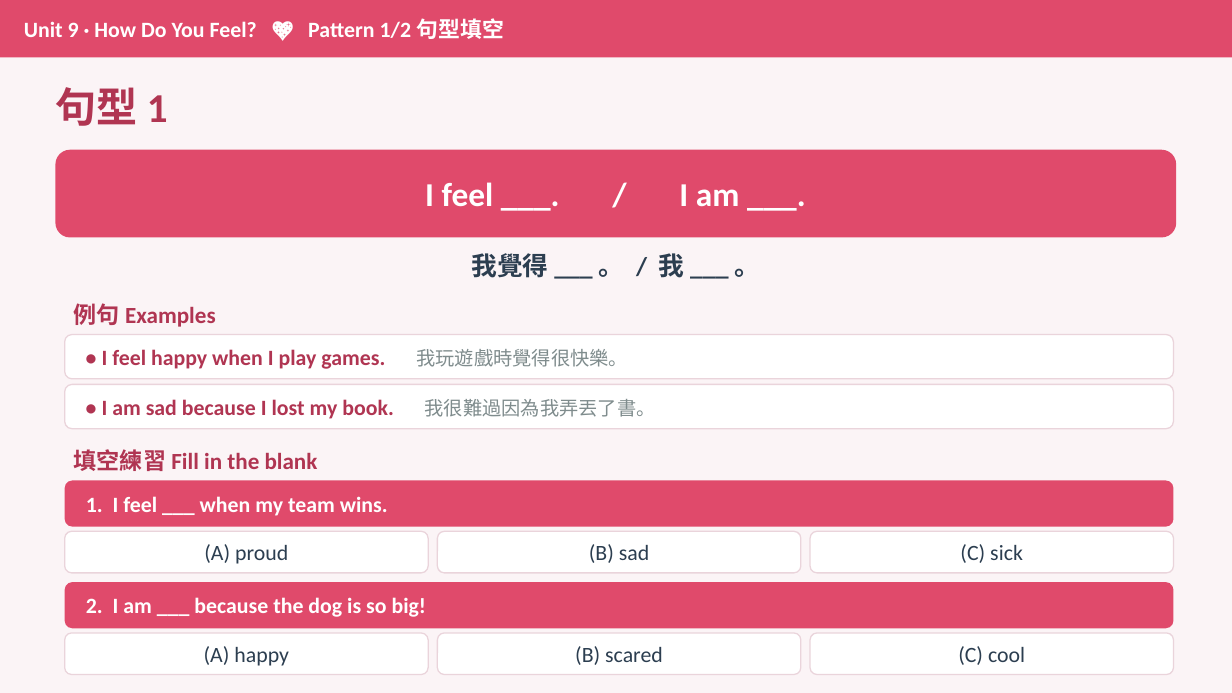
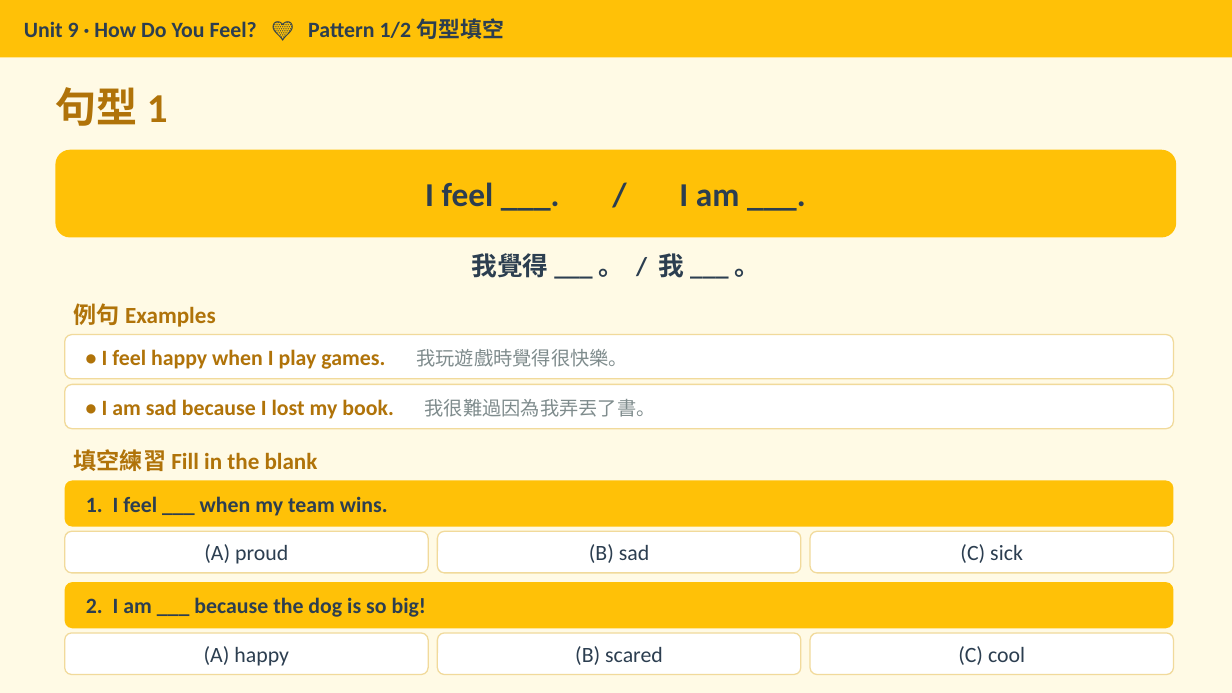
Before and after one commit to Yuchiaoniu/english, a slide deck: slide 10 of Unit9_How_Do_You_Feel.pptx. Drawn at 1232x693 pixels with LibreOffice and Linux fonts; fonts in the diff are those of the drawing. Boxes give left, top, right and bottom in pixels: in the first picture for what was removed or moved away, otherwise in the second. Text is boxed around its words. In the diff, an @@ line names an element or a change of style, - is before the commit and + after.

```diff
--- a/Unit9_How_Do_You_Feel.pptx
+++ b/Unit9_How_Do_You_Feel.pptx
@@ background #FBF4F6 to #FFFAE5 @@
@@ rectangle "Unit 9 · How Do ..." at bbox=[0, 0, 1232, 57]: fill #E04A6B to #FFC107 @@
@@ text in rectangle at bbox=[24, 18, 504, 39]: text changed; text colour #FFFFFF to #2C3E50 @@
-Unit 9 · How Do You Feel? 💖 Pattern 1/2 句型填空
+Unit 9 · How Do You Feel? 💛 Pattern 1/2 句型填空
@@ rounded rectangle "• I feel happy when ..." at bbox=[65, 335, 1174, 379]: text colour #B03552 to #B07309 in "• I feel happy when I play ..."; outline #EAD4DB 1 pt to #F1DA9B 1 pt @@
@@ rounded rectangle "• I am sad because ..." at bbox=[65, 384, 1174, 429]: text colour #B03552 to #B07309 in "• I am sad because I lost ..."; outline #EAD4DB 1 pt to #F1DA9B 1 pt @@
@@ text colour #B03552 to #B07309 in 3 elements at bbox=[55, 87, 168, 126], bbox=[74, 303, 216, 327], bbox=[74, 449, 318, 471] @@
@@ text colour #FFFFFF to #2C3E50; fill #E04A6B to #FFC107 in 3 elements at bbox=[55, 150, 1177, 238], bbox=[65, 481, 1174, 527], bbox=[65, 582, 1174, 628] @@
@@ outline #EAD4DB 1 pt to #F1DA9B 1 pt in 6 elements at bbox=[65, 531, 428, 573], bbox=[437, 531, 800, 573], bbox=[811, 531, 1174, 573], bbox=[65, 633, 428, 675], bbox=[437, 633, 800, 675], bbox=[811, 633, 1174, 675] @@
```
Also in this commit, not shown: 14 other slides changed, 3 other files.
